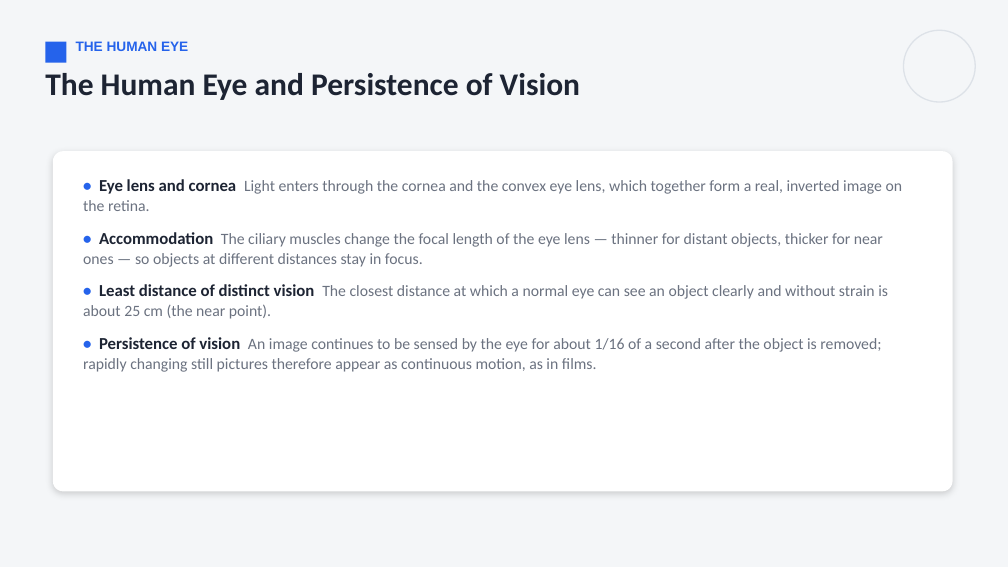
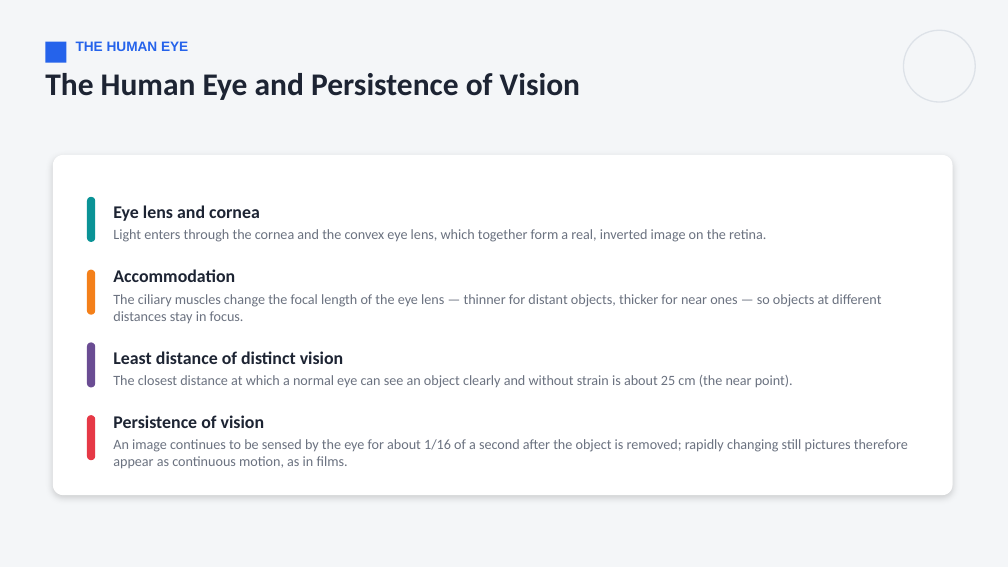
Before and after one commit to parmeshwars2911/MyFirstAR, a slide deck: slide 23 of ppt/MH_Grade10/MH10_S64_Lenses.pptx. Drawn at 1008x567 pixels with LibreOffice and Linux fonts; fonts in the diff are those of the drawing. Boxes give left, top, right and bottom in pixels: in the first picture for what was removed or moved away, otherwise in the second. Text is boxed around its words. In the diff, an @@ line names an element or a change of style, - is before the commit and + after.

```diff
--- a/ppt/MH_Grade10/MH10_S64_Lenses.pptx
+++ b/ppt/MH_Grade10/MH10_S64_Lenses.pptx
@@ rounded rectangle moved from (x1=53, y1=151, x2=953, y2=492) to (x1=53, y1=155, x2=953, y2=495) @@
@@ rounded rectangle added at (x1=87, y1=197, x2=95, y2=242), fill #0A9396 @@
@@ text added at (x1=113, y1=205, x2=766, y2=242), 13.5 pt, text #6B7280 @@
+Eye lens and cornea
+Light enters through the cornea and the convex eye lens, which together form a real, inverted image on the retina.
@@ text at (x1=113, y1=269, x2=881, y2=323): text changed; size 15 to 13.5 pt @@
-• Eye lens and cornea Light enters through the cornea and the convex eye lens, which together form a real, inverted image on the retina.
-• Accommodation The ciliary muscles change the focal length of the eye lens — thinner for distant objects, thicker for near ones — so objects at different distances stay in focus.
-• Least distance of distinct vision The closest distance at which a normal eye can see an object clearly and without strain is about 25 cm (the near point).
-• Persistence of vision An image continues to be sensed by the eye for about 1/16 of a second after the object is removed; rapidly changing still pictures therefore appear as continuous motion, as in films.
+Accommodation
+The ciliary muscles change the focal length of the eye lens — thinner for distant objects, thicker for near ones — so objects at different distances stay in focus.
@@ text "Accommodation" at (x1=113, y1=269, x2=881, y2=323): vertical alignment top to middle @@
@@ rounded rectangle added at (x1=87, y1=270, x2=95, y2=315), fill #F4801A @@
@@ rounded rectangle added at (x1=87, y1=343, x2=95, y2=388), fill #6A4C93 @@
@@ text added at (x1=113, y1=351, x2=793, y2=388), 13.5 pt, text #6B7280 @@
+Least distance of distinct vision
+The closest distance at which a normal eye can see an object clearly and without strain is about 25 cm (the near point).
@@ rounded rectangle added at (x1=87, y1=415, x2=95, y2=461), fill #E63946 @@
@@ text added at (x1=113, y1=415, x2=908, y2=469), 13.5 pt, text #6B7280 @@
+Persistence of vision
+An image continues to be sensed by the eye for about 1/16 of a second after the object is removed; rapidly changing still pictures therefore appear as continuous motion, as in films.
```
Also in this commit, not shown: 4 other slides changed, 12 other files.
